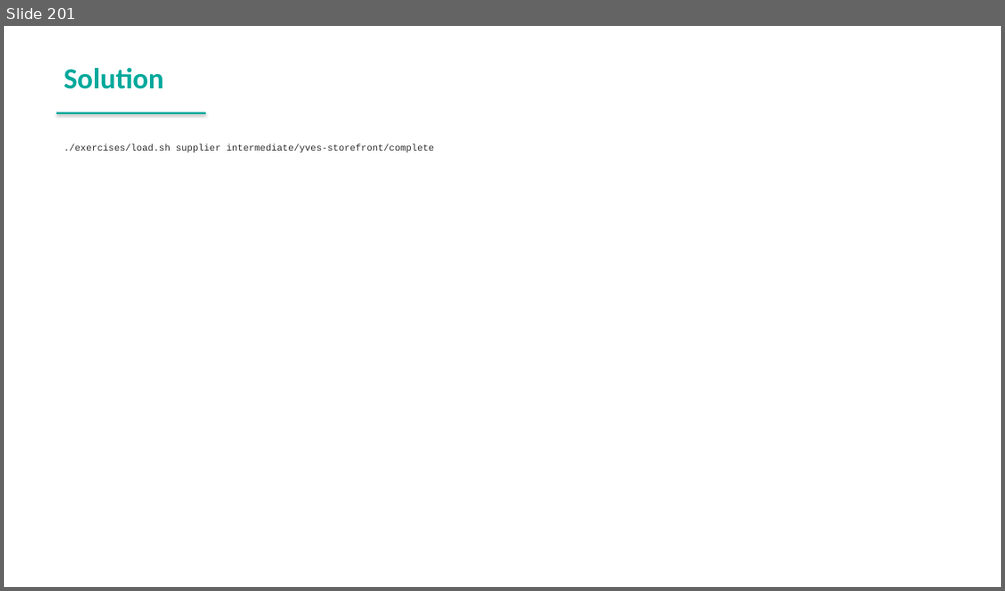
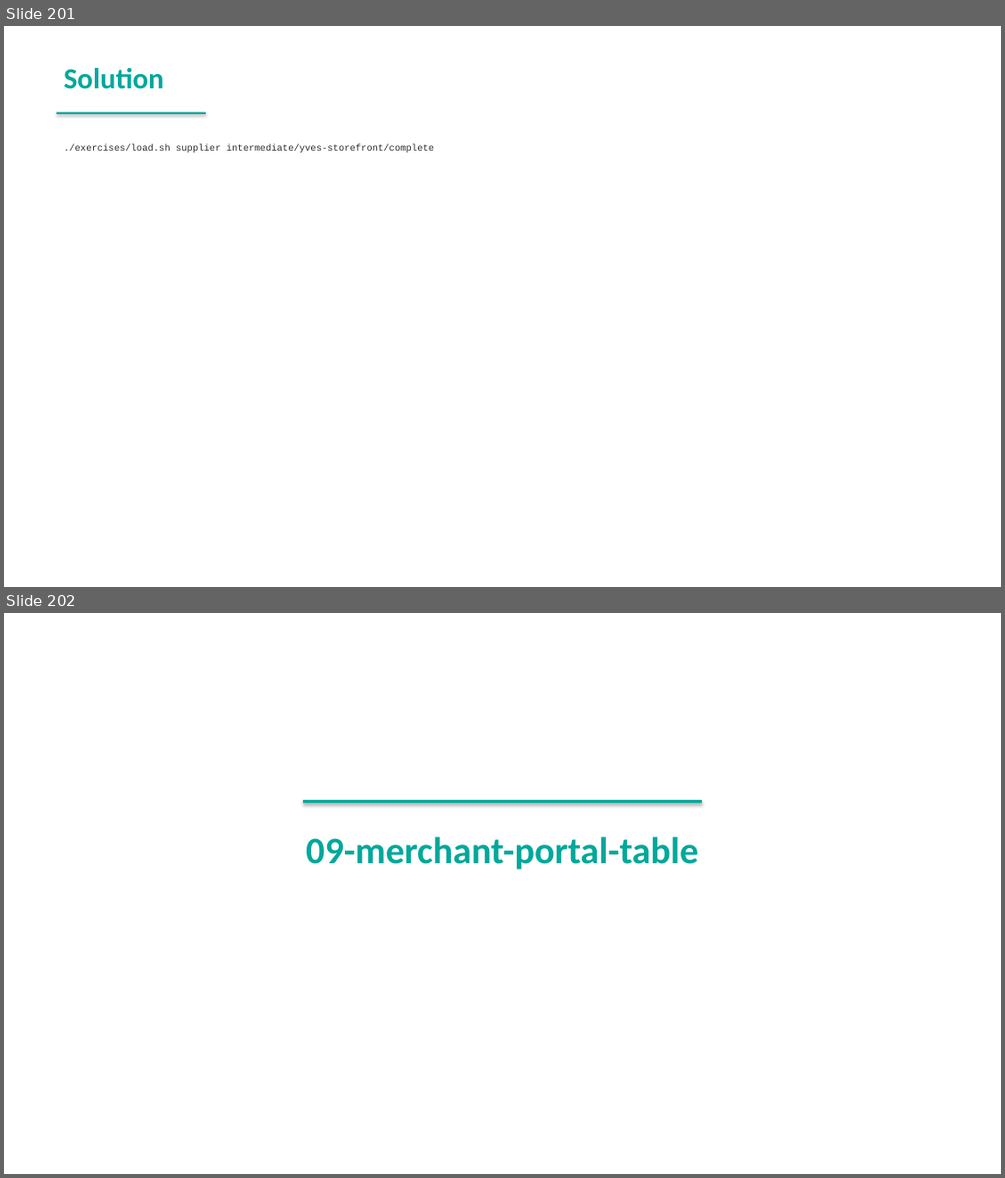
Before and after one commit to spryker-academy/instructor-exercises, a slide deck: guides-pptx/spryker-academy-professional.pptx. Shown one above the other, each under a label of ours: slide 201 before the commit, slides 201 and 202 after it. The pictures are 1005x591 and 1005x1178 pixels, drawn with LibreOffice and Linux fonts; fonts in the diff are those of the drawing. Boxes give left, top, right and bottom in pixels: in the first picture for what was removed or moved away, otherwise in the second. Text is boxed around its words. In the diff, an @@ line names an element or a change of style, - is before the commit and + after.

```diff
--- a/guides-pptx/spryker-academy-professional.pptx
+++ b/guides-pptx/spryker-academy-professional.pptx
@@ slide 202 added at bbox=[4, 613, 1001, 1174], background #FFFFFF @@
@@ rectangle added at bbox=[303, 800, 702, 803], fill #00A89B @@
@@ text added at bbox=[306, 836, 698, 869], 36 pt, text #00A89B, bold @@
+09-merchant-portal-table
```
Also in this commit, not shown: 2 slides changed, 45 other slides added, 14 other files.
